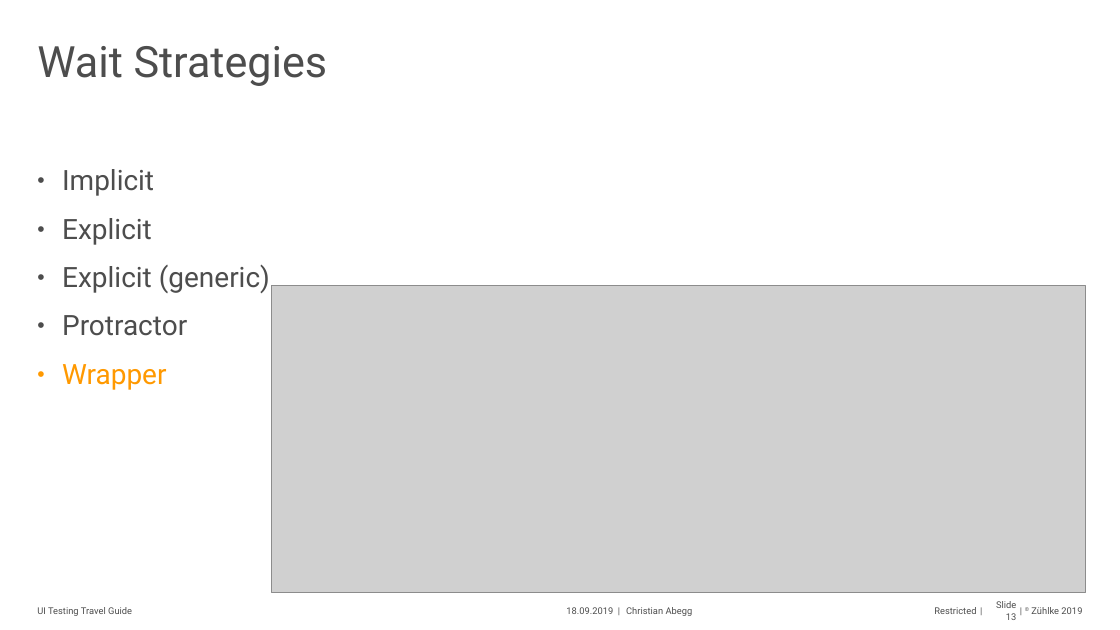
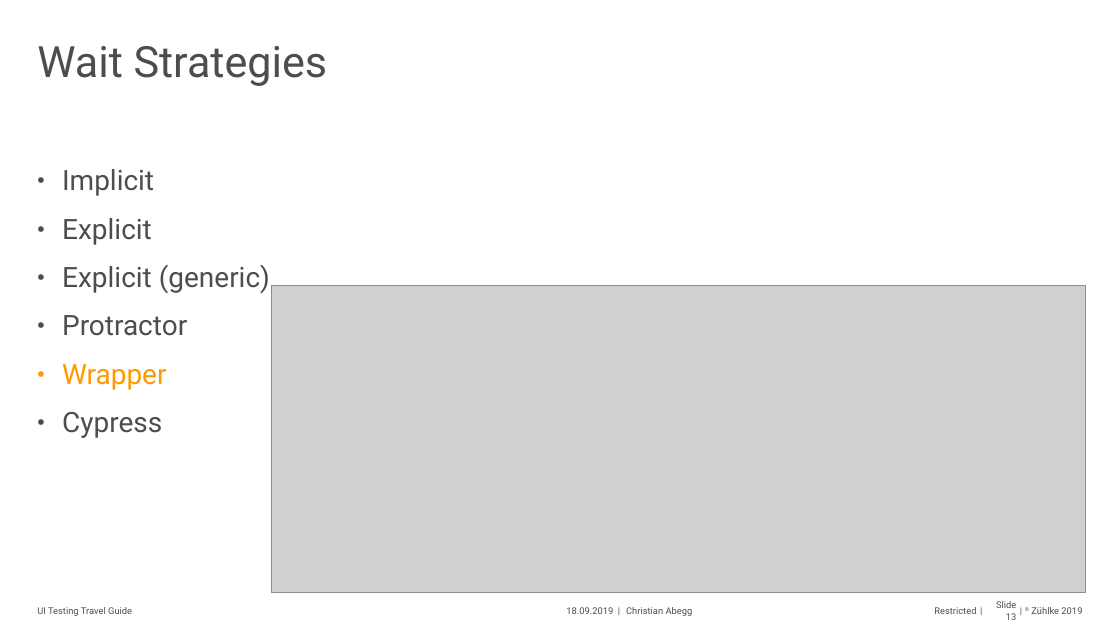
Before and after one commit to abeggchr/ui-testing-travel-guide, a slide deck: slide 13 of slides/Slides.pptx. Drawn at 1120x630 pixels with LibreOffice and Linux fonts; fonts in the diff are those of the drawing; grey boxes stand for pictures. Boxes give left, top, right and bottom in pixels: in the first picture for what was removed or moved away, otherwise in the second. Text is boxed around its words. In the diff, an @@ line names an element or a change of style, - is before the commit and + after.

```diff
--- a/slides/Slides.pptx
+++ b/slides/Slides.pptx
@@ text at (62,412,162,438): paragraph added @@
+• Cypress
```
Also in this commit, not shown: 5 other slides changed, 2 slides added.
